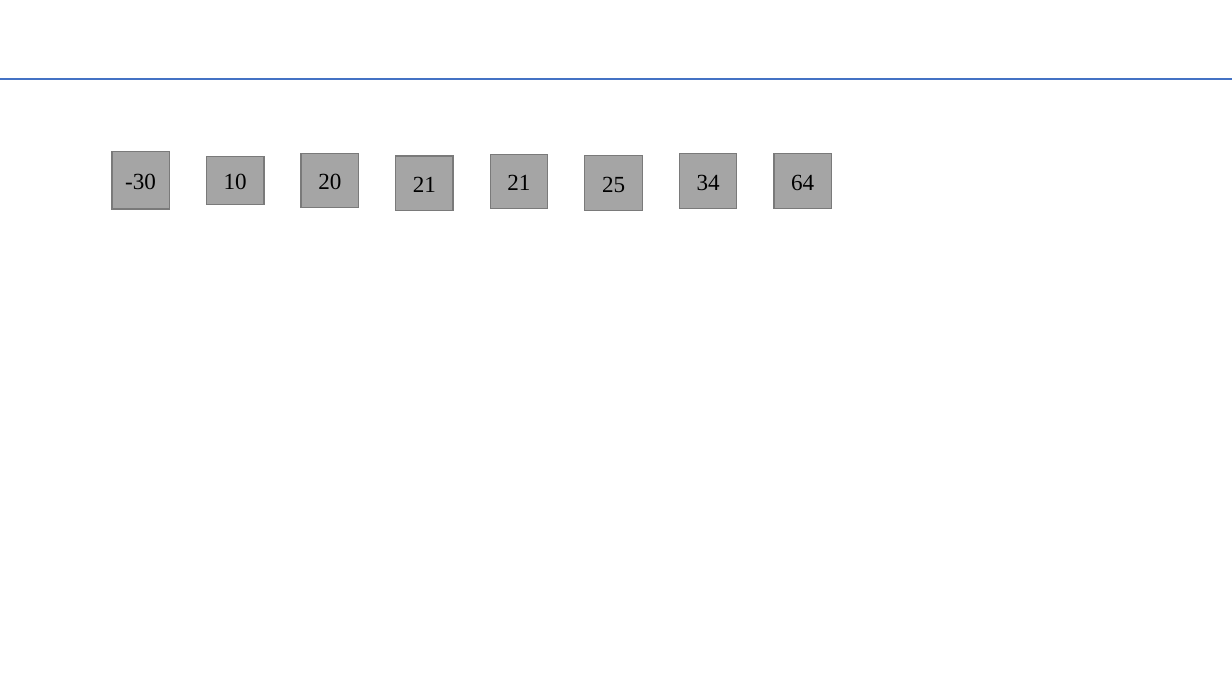
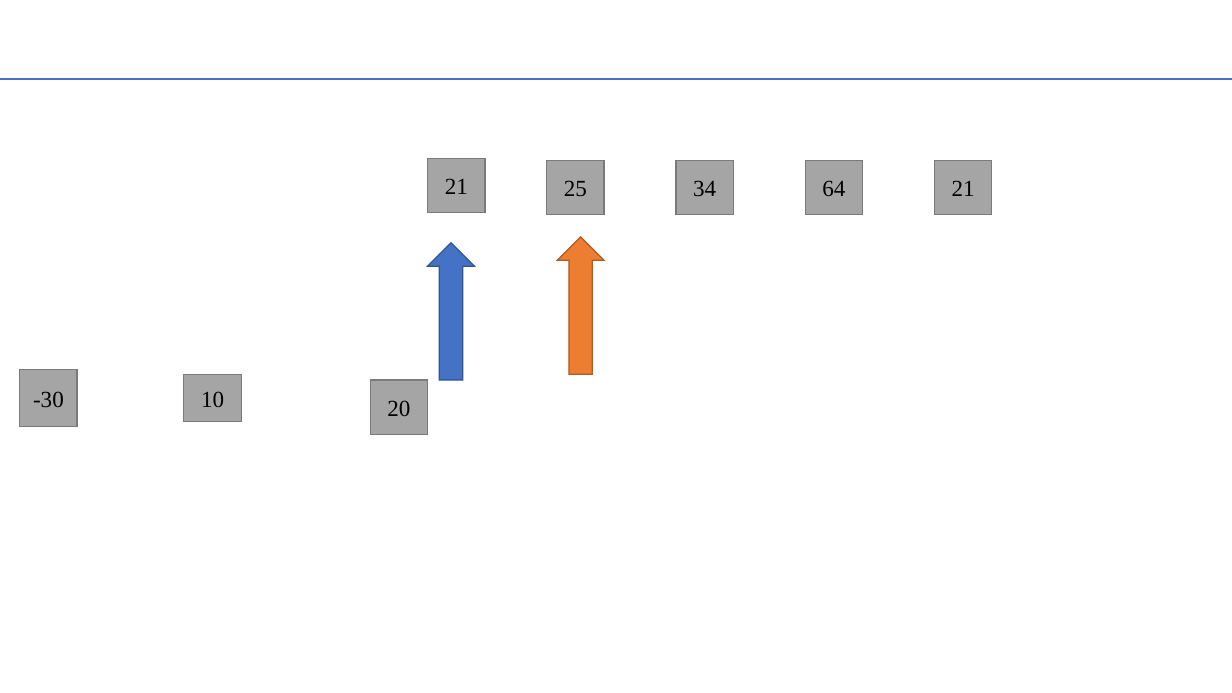
Before and after one commit to yechong316/Python-function, a slide deck: slide 16 of 数据结构与算法/线性表/数据结构可视化辅助理解，便于代码开发.pptx. Drawn at 1232x693 pixels with LibreOffice and Linux fonts; fonts in the diff are those of the drawing. Boxes give left, top, right and bottom in pixels: in the first picture for what was removed or moved away, otherwise in the second. Text is boxed around its words. In the diff, an @@ line names an element or a change of style, - is before the commit and + after.

```diff
--- a/数据结构与算法/线性表/数据结构可视化辅助理解，便于代码开发.pptx
+++ b/数据结构与算法/线性表/数据结构可视化辅助理解，便于代码开发.pptx
@@ rectangle "21": place and size @@
-rectangle "21" at box(396, 156, 453, 211)
+rectangle "21" at box(428, 158, 485, 213)
@@ rectangle "25": place and size @@
-rectangle "25" at box(585, 155, 642, 210)
+rectangle "25" at box(547, 161, 604, 215)
@@ rectangle "34": place and size @@
-rectangle "34" at box(679, 153, 737, 208)
+rectangle "34" at box(677, 161, 734, 215)
@@ rectangle "64": place and size @@
-rectangle "64" at box(775, 153, 832, 208)
+rectangle "64" at box(805, 161, 862, 215)
@@ rectangle "21": place and size @@
-rectangle "21" at box(491, 154, 548, 209)
+rectangle "21" at box(934, 161, 992, 215)
@@ up arrow added at box(557, 237, 604, 374), fill #ED7D31, outline #AF5C24 1 pt @@
@@ up arrow added at box(428, 243, 475, 381), fill #4472C4, outline #325491 1 pt @@
@@ rectangle "-30": place and size @@
-rectangle "-30" at box(112, 152, 169, 209)
+rectangle "-30" at box(19, 370, 77, 427)
@@ rectangle "10": place and size @@
-rectangle "10" at box(207, 157, 264, 204)
+rectangle "10" at box(184, 374, 241, 421)
@@ rectangle "20": place and size @@
-rectangle "20" at box(301, 153, 359, 208)
+rectangle "20" at box(371, 380, 428, 434)
```
Also in this commit, not shown: 28 other files.
